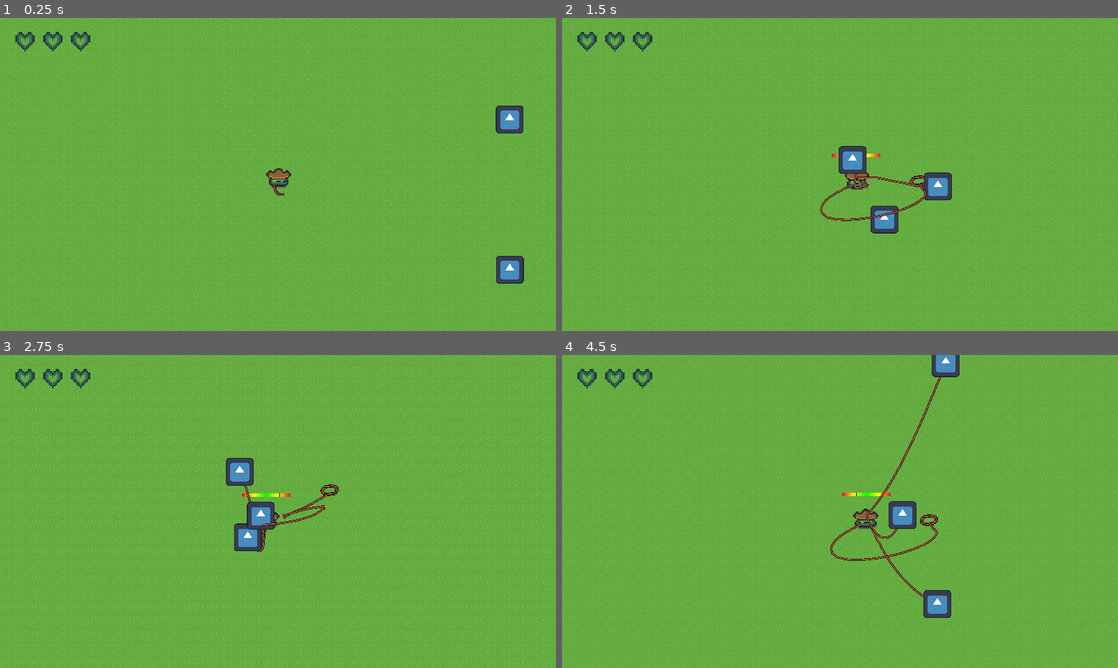
Above: before the commit, frames 1-4 (two rows, left to right).
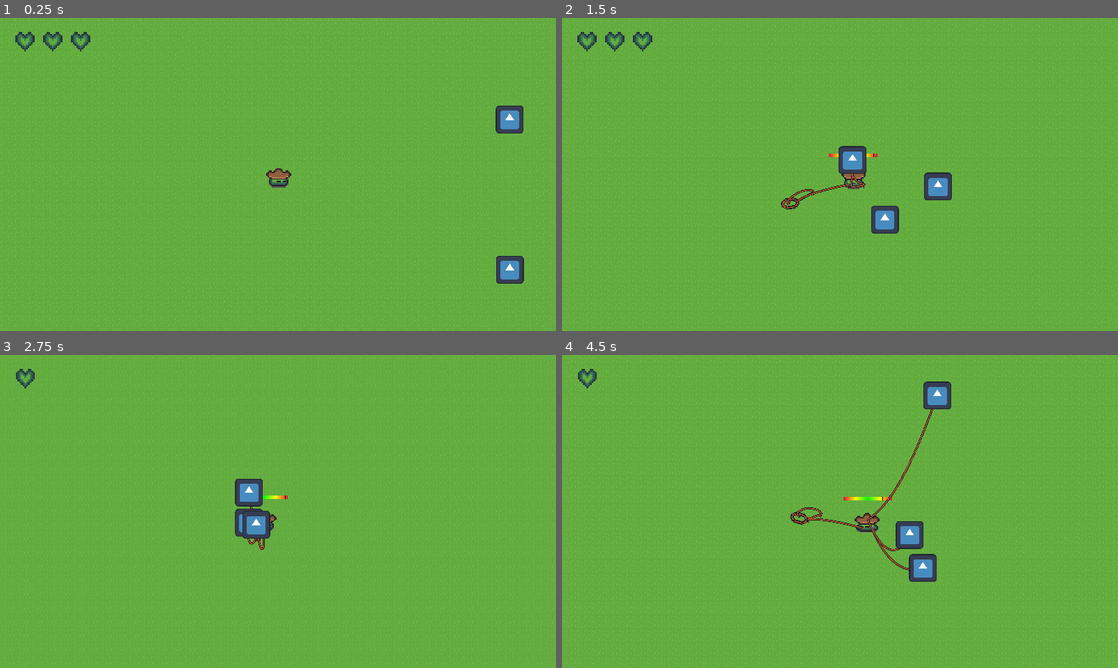
Above: after the commit, the same moments.

Repository: 2weeking/Lasso-Knight
Game: Godot game, scene res://levels/level_0.tscn
Two runs of this game, one before a commit and one after it. Both use one fixed random seed, a clock stepped at 60 frames per second and the inputs below. The engine's default icon, where the game draws it, is replaced by a stand-in: a white triangle on a blue panel in a dark square.
Inputs (mouse positions are in pixels of both pictures, inside the frame that each line leads up to):
- Up to frame 1 (0.25 s): no input
- Up to frame 2 (1.5 s): move the mouse to (962, 158) at 0.52 s; hold D (right) 0.53-1.28 s; click (962, 158) at 0.6 s; move the mouse to (728, 190) at 1.27 s; hold S (down) from 1.28 s (still down); click (728, 190) at 1.35 s
- Up to frame 3 (2.75 s): move the mouse to (333, 442) at 2.02 s; release S (down) at 2.03 s; hold D (right) from 2.03 s (still down); click (333, 442) at 2.1 s
- Up to frame 4 (4.5 s): move the mouse to (812, 574) at 2.77 s; release D (right) at 2.78 s; hold W (up) 2.78-3.53 s; click (812, 574) at 2.85 s; move the mouse to (1006, 558) at 3.52 s; hold A (left) from 3.53 s (still down); click (1006, 558) at 3.6 s; move the mouse to (673, 464) at 4.27 s; click (673, 464) at 4.35 s

The runs differ from the first frame. In frame 1, less than 0.1% of the frame differs, in the area x 49-52%, y 52-57%; in frame 2, 0.8%; in frame 3, 2.2%; in frame 4, 4.0%, in the area x 2-72%, y 0-84%.

Commit message:
Made lasso visible only when whipping

Diff:
--- a/entities/enemy/enemy.gd
+++ b/entities/enemy/enemy.gd
@@ -11,7 +11,7 @@
 var desired_velocity = Vector2.ZERO
 var knockback_vector = Vector2.ZERO
 
-func _physics_process(delta):
+func _physics_process(_delta):
 	if is_instance_valid(player) and moving:
 		var direction = (player.position - position).normalized()
 		knockback_vector = direction
@@ -28,5 +28,5 @@
 	move_and_slide()
 
 
-func _on_hitbox_area_entered(area):
+func _on_hitbox_area_entered(_area):
 	pass
--- a/entities/knight/knight.gd
+++ b/entities/knight/knight.gd
@@ -23,6 +23,7 @@
 @onready var state_machine = animation_tree.get("parameters/playback")
 
 # Lasso related
+@onready var lasso = $Path2D/PathFollow2D/Lasso
 @onready var verlet_rope = preload("res://entities/lasso/verlet_rope.tscn")
 @onready var lasso_bar = $LassoBar
 @onready var lasso_head = $Path2D/PathFollow2D/LassoHead
@@ -47,7 +48,6 @@
 	hp = hp
 
 	# Setup lasso bar
-	lasso_bar.visible = false
 	lasso_bar.max_value = lasso_range
 
 	# LassoBar Gradient dependent on lasso range and goldilocks
@@ -68,7 +68,8 @@
 	if whipping:
 		lasso_pathfollow.progress_ratio += lasso_speed * delta
 		# Reset whipping and hurtbox
-		if lasso_pathfollow.progress_ratio >= 0.98:
+		if lasso_pathfollow.progress_ratio >= 0.9:
+			lasso.visible = false
 			lasso_head.visible = false
 			hurtbox.set_collision_mask_value(3, false)
 			whipping = false
@@ -89,6 +90,7 @@
 	# Lasso
 	if Input.is_action_just_pressed("whip") and not whipping:
 		# Initiate whipping with hurtbox
+		lasso.visible = true
 		lasso_head.visible = true
 		lasso_path.look_at(get_global_mouse_position())
 		hurtbox.set_collision_mask_value(3, true)
--- a/entities/knight/knight.tscn
+++ b/entities/knight/knight.tscn
@@ -156,6 +156,7 @@
 offset = Vector2(0, -5)
 
 [node name="Lasso" parent="Path2D/PathFollow2D" node_paths=PackedStringArray("target") instance=ExtResource("4_45si7")]
+visible = false
 z_index = 1
 target = NodePath("../..")
 
@@ -205,6 +206,7 @@
 transform = Transform2D(2, 0, 0, 2, 10, 10)
 
 [node name="LassoBar" type="TextureProgressBar" parent="."]
+visible = false
 offset_left = -28.0
 offset_top = -26.0
 offset_right = 28.0
